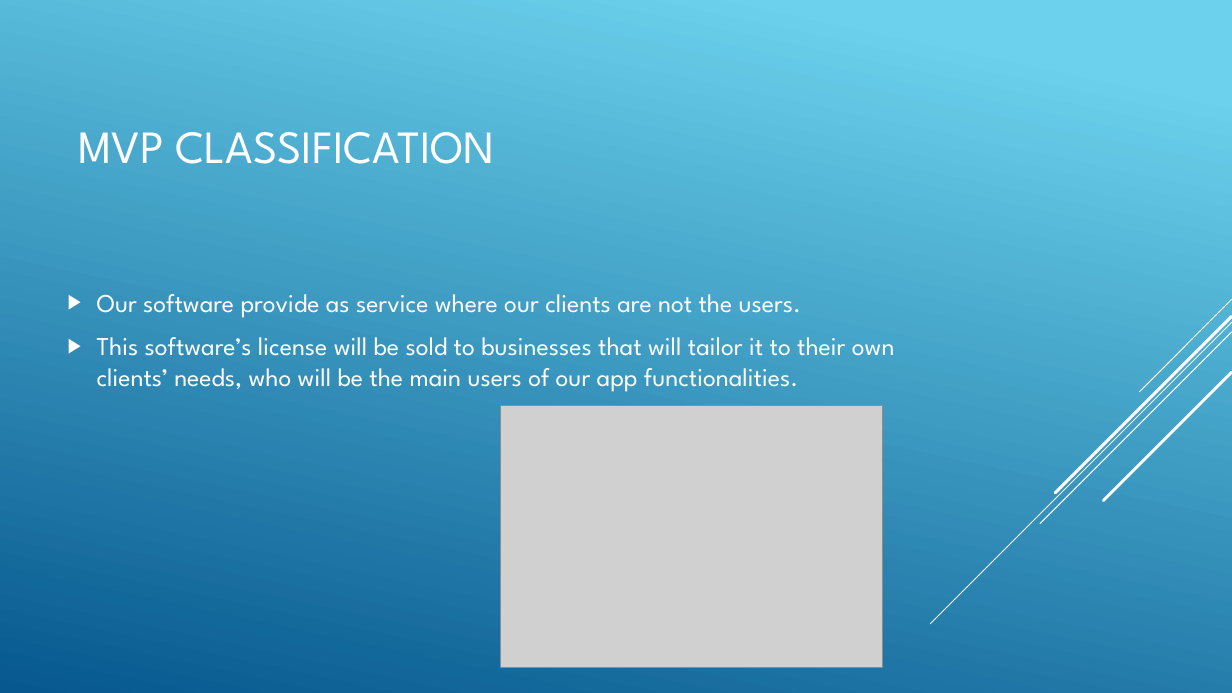
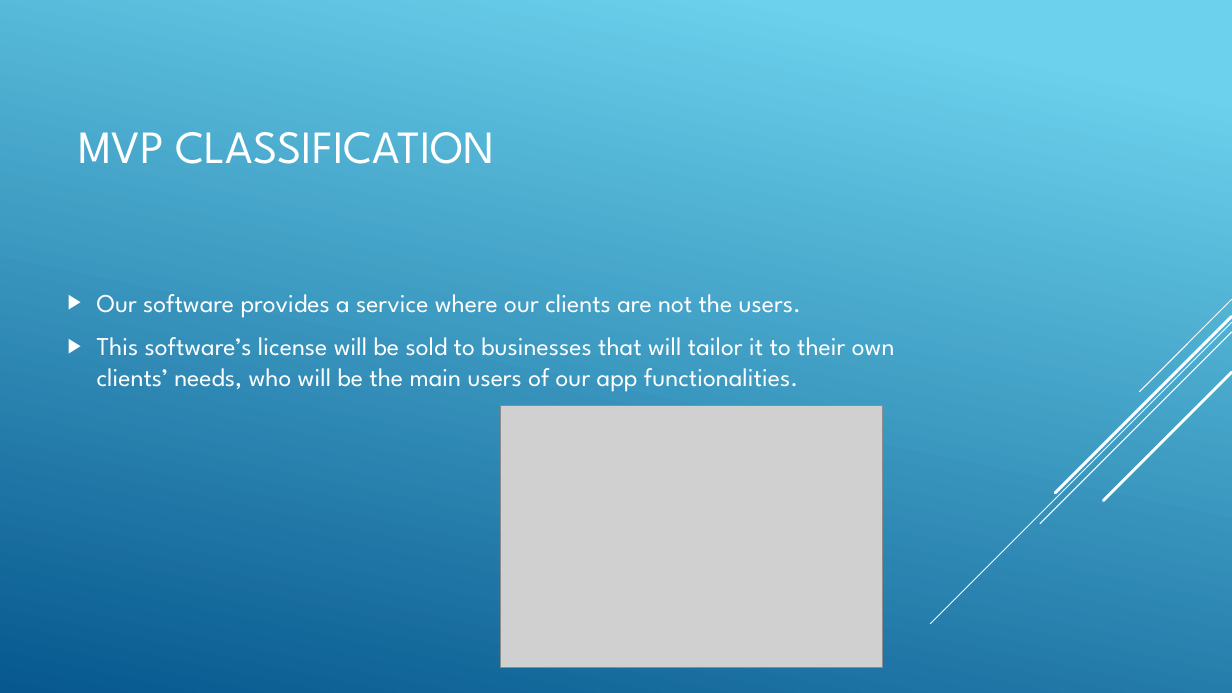
Before and after one commit to pabreblob/capsulefy, a slide deck: slide 7 of Week 1 docs/JUKEVOTE.pptx. Drawn at 1232x693 pixels with LibreOffice and Linux fonts; fonts in the diff are those of the drawing; grey boxes stand for pictures. Boxes give left, top, right and bottom in pixels: in the first picture for what was removed or moved away, otherwise in the second. Text is boxed around its words. In the diff, an @@ line names an element or a change of style, - is before the commit and + after.

Commit message:
Fixed typos

```diff
--- a/Week 1 docs/JUKEVOTE.pptx
+++ b/Week 1 docs/JUKEVOTE.pptx
@@ text at (97,294,801,318): text changed @@
-▶ Our software provide as service where our clients are not the users.
+▶ Our software provides a service where our clients are not the users.
```
Also in this commit, not shown: 5 other slides changed.
